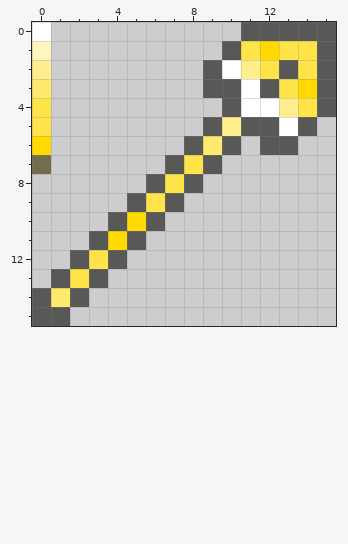
Pixel-art sprite, stored at textures/items/myticstoneshovel1.png. Above: the version before the commit.
The file is 16x16 pixels. Colours within 5 levels of each other are drawn and written as one.
After:
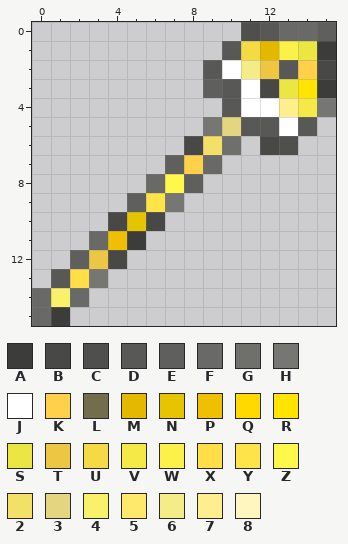
Palette (. is transparent): A #3c3c3b  B #484846  C #4f4f4d  D #585856  E #5f5f5d  F #696967  G #6f6f6c  H #767673  J #ffffff  K #ffd04a  L #736d4d  M #e5b800  N #e6c400  P #efbf01  Q #ffd900  R #ffe301  S #ece643  T #edc644  U #f5d945  V #f5e947  W #fbf148  X #ffde48  Y #ffe449  Z #fff84a  2 #f4df67  3 #e4d680  4 #faf16a  5 #ffe96c  6 #f3ec87  7 #ffee8e  8 #fff5be
Edits made:
y 0: x 0 J -> .; x 11 D -> C; x 13..15 DDD -> FFE
y 1: x 0 8 -> .; x 11..15 YQYYD -> UMWSA
y 2: x 0 7 -> .; x 11..12 7Y -> 6T; x 14..15 YD -> KB
y 3: x 0 5 -> .; x 9 D -> E; x 12..15 DYQD -> BSRA
y 4: x 0 Y -> .; x 14..15 YD -> VH
y 5: x 0 Y -> .; x 9..10 D7 -> H3
y 6: x 0 Q -> .; x 8..10 D5D -> B2G; x 12..13 DD -> BC
y 7: x 0 L -> .; x 7..9 DYD -> EKF
y 8: x 6..8 DYD -> FZE
y 9: x 5 D -> E; x 7 D -> H
y 10: x 4..6 DQD -> BNB
y 11: x 3..5 DQD -> FPA
y 12: x 2..4 DYD -> ETB
y 13: x 2..3 YD -> XH
y 14: x 0..2 D5D -> F4F
y 15: x 0..1 DD -> FA
Changed places in both pictures, as pixel boxes (x1, y1, x2, y2):
changed: (32, 22, 336, 326)
